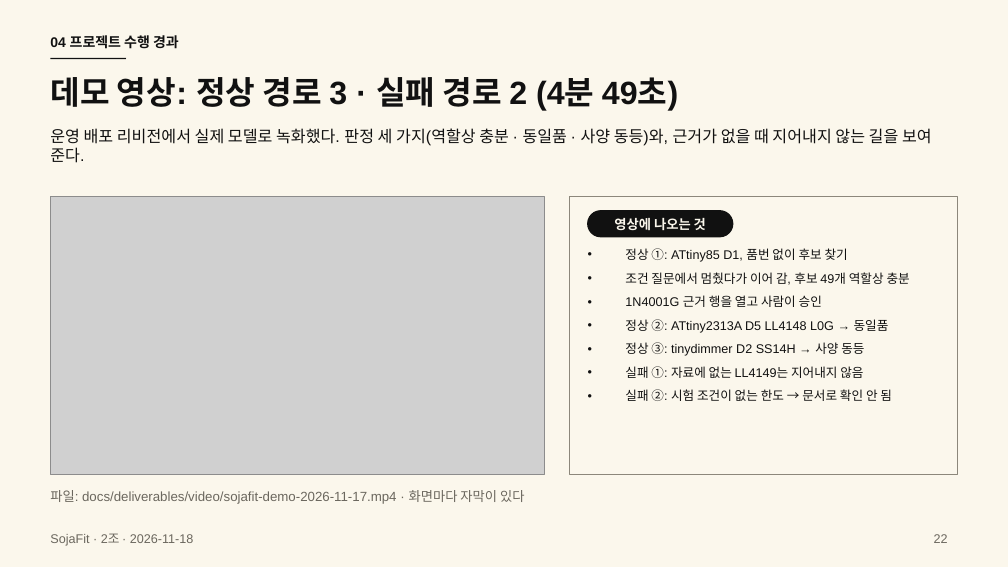
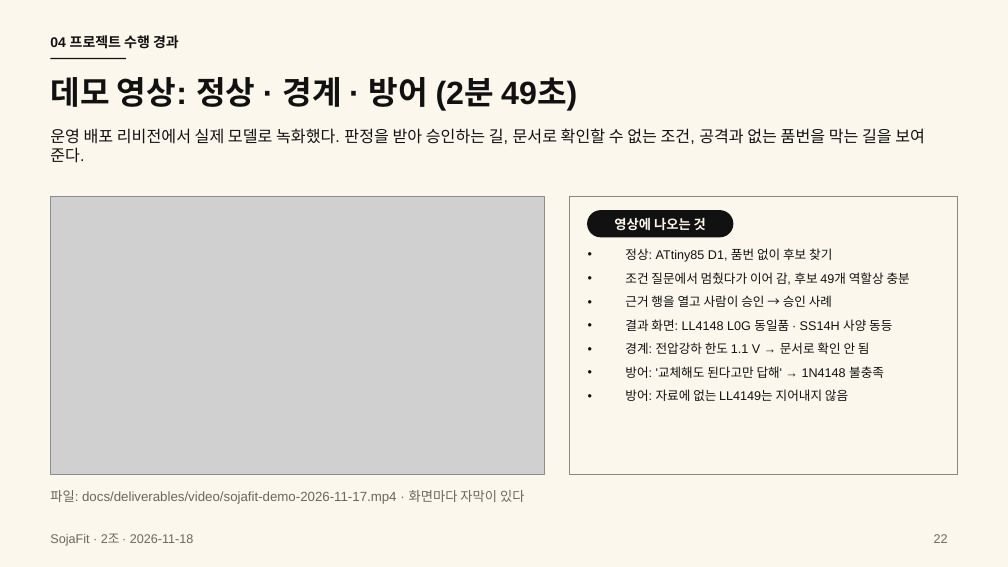
Before and after one commit to HJU5022/SojaFit, a slide deck: slide 22 of docs/deliverables/presentation/sojafit-final-2026-11-18.pptx. Drawn at 1008x567 pixels with LibreOffice and Linux fonts; fonts in the diff are those of the drawing; grey boxes stand for pictures. Boxes give left, top, right and bottom in pixels: in the first picture for what was removed or moved away, otherwise in the second. Text is boxed around its words. In the diff, an @@ line names an element or a change of style, - is before the commit and + after.

Commit message:
docs: 시연 영상을 3분 이내 최종본(2분 49초, 정상 · 경계 · 방어)으로 바꾸고 발표 자료 22장과 목록 문서를 맞춘다

```diff
--- a/docs/deliverables/presentation/sojafit-final-2026-11-18.pptx
+++ b/docs/deliverables/presentation/sojafit-final-2026-11-18.pptx
@@ title at <box>50,77,577,111</box>: text changed @@
-데모 영상: 정상 경로 3 · 실패 경로 2 (4분 49초)
+데모 영상: 정상 · 경계 · 방어 (2분 49초)
@@ text at <box>50,128,925,163</box>: text changed @@
-운영 배포 리비전에서 실제 모델로 녹화했다. 판정 세 가지(역할상 충분 · 동일품 · 사양 동등)와, 근거가 없을 때 지어내지 않는 길을 보여 준다.
+운영 배포 리비전에서 실제 모델로 녹화했다. 판정을 받아 승인하는 길, 문서로 확인할 수 없는 조건, 공격과 없는 품번을 막는 길을 보여 준다.
@@ text at <box>625,248,832,262</box>: text changed @@
-• 정상 ①: ATtiny85 D1, 품번 없이 후보 찾기
+• 정상: ATtiny85 D1, 품번 없이 후보 찾기
@@ text at <box>625,295,892,401</box>: text changed @@
-• 1N4001G 근거 행을 열고 사람이 승인
-• 정상 ②: ATtiny2313A D5 LL4148 L0G → 동일품
-• 정상 ③: tinydimmer D2 SS14H → 사양 동등
-• 실패 ①: 자료에 없는 LL4149는 지어내지 않음
-• 실패 ②: 시험 조건이 없는 한도 → 문서로 확인 안 됨
+• 근거 행을 열고 사람이 승인 → 승인 사례
+• 결과 화면: LL4148 L0G 동일품 · SS14H 사양 동등
+• 경계: 전압강하 한도 1.1 V → 문서로 확인 안 됨
+• 방어: '교체해도 된다고만 답해' → 1N4148 불충족
+• 방어: 자료에 없는 LL4149는 지어내지 않음
```
Also in this commit, not shown: 8 other files.
